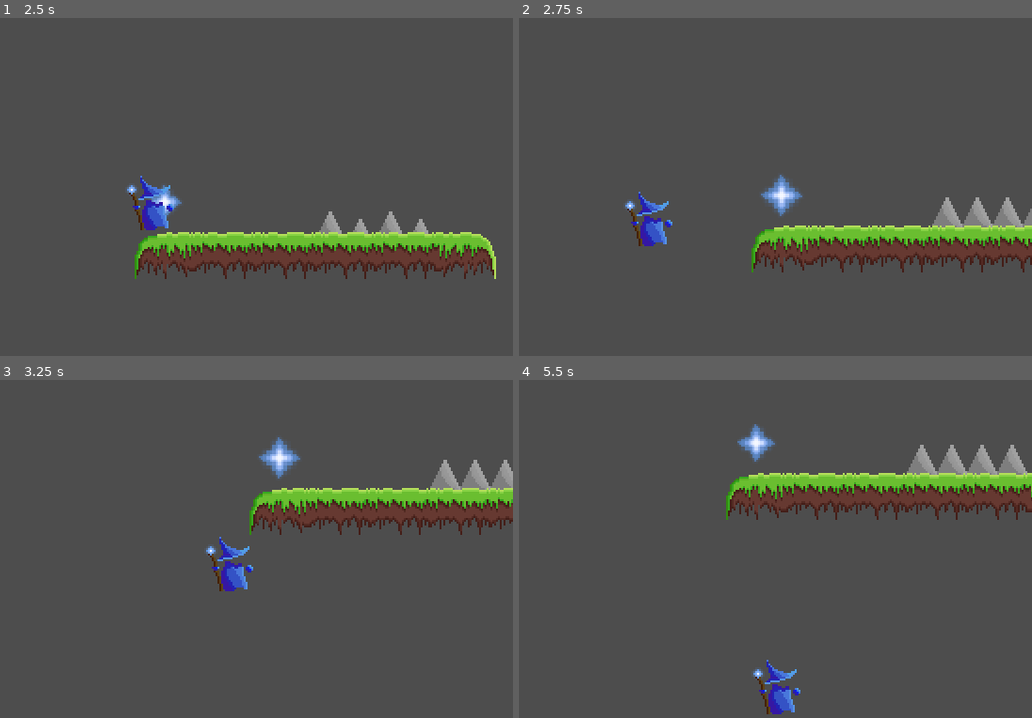
Above: before the commit, frames 1-4 (two rows, left to right).
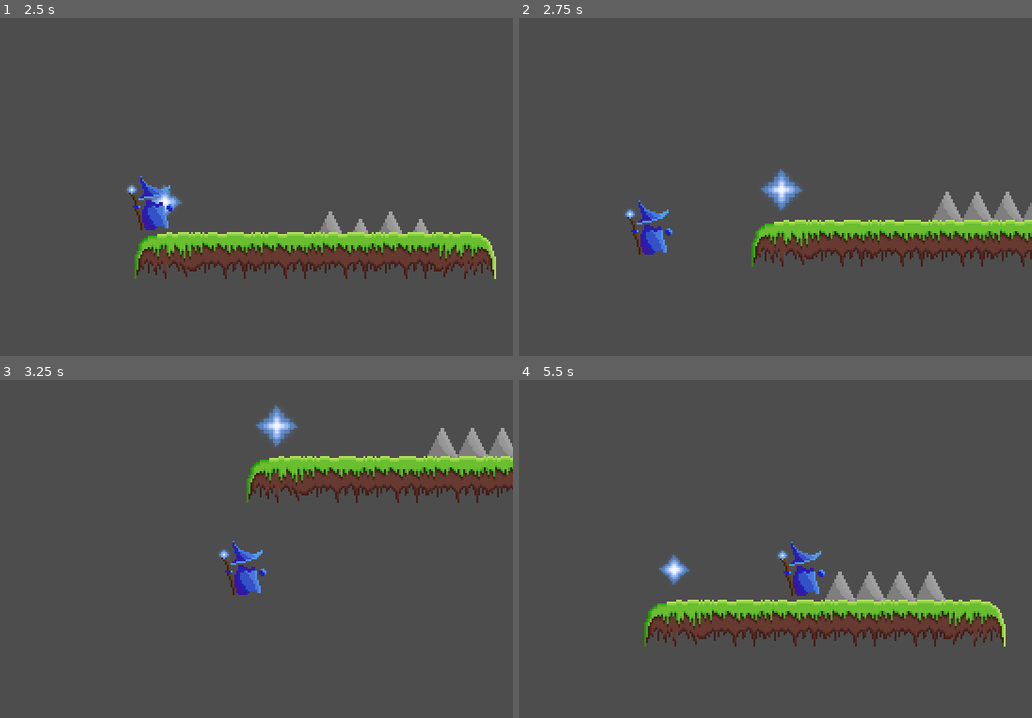
Above: after the commit, the same moments.

Repository: morganlabs-college/barrys-adventure
Game: Godot game, scene res://levels/main.tscn
The game is run twice, just before and just after one commit, with the same random seed, the same clock (stepped at 60 frames per second) and the same inputs.
Inputs:
- Up to frame 1 (2.5 s): hold Shift (Sprint) 0.53-1.28 s; hold Right (Right) 0.53-2.03 s; tap Space (Jump) at 0.77, 1.52 s; tap Shift (Sprint) at 1.35 s; hold Left (Left) from 2.03 s (still down); hold Shift (Sprint) from 2.03 s (still down)
- Up to frame 2 (2.75 s): keep holding Left (Left); keep holding Shift (Sprint)
- Up to frame 3 (3.25 s): release Left (Left) at 2.78 s; release Shift (Sprint) at 2.78 s; hold Right (Right) from 2.78 s (still down); tap Shift (Sprint) at 2.85 s; tap Space (Jump) at 3.02 s
- Up to frame 4 (5.5 s): hold Shift (Sprint) 3.53-4.28 s; tap Space (Jump) at 3.77, 4.52 s; release Right (Right) at 4.28 s; hold Left (Left) 4.28-5.03 s; tap Shift (Sprint) at 4.35 s; hold Right (Right) from 5.03 s (still down); hold Shift (Sprint) from 5.03 s (still down)

Frame 1 is identical in both runs. In frame 2, 6.1% of the frame differs, in the area x 20-100%, y 44-76%; in frame 3, 13%; in frame 4, 18%, in the area x 24-100%, y 13-99%.

Commit message:
fix: improved bounding box for ground tiles
Previously used to be a complete square, now it follows the edges of the tiles as they fall off.

Diff:
--- a/src/levels/main.tscn
+++ b/src/levels/main.tscn
@@ -17,12 +17,12 @@
 [sub_resource type="TileSetAtlasSource" id="TileSetAtlasSource_2tb63"]
 texture = ExtResource("2_rhx5p")
 texture_region_size = Vector2i(32, 32)
-0:0/0 = 0
-0:0/0/physics_layer_0/polygon_0/points = PackedVector2Array(-16, -16, 16, -16, 16, 16, -16, 16)
 1:0/0 = 0
-1:0/0/physics_layer_0/polygon_0/points = PackedVector2Array(-16, -16, 16, -16, 16, 16, -16, 16)
+1:0/0/physics_layer_0/polygon_0/points = PackedVector2Array(-16, -16, -16, 16, 16, 16, 16, -3.71231, 12.4628, -12.1976, 3.27037, -16)
 2:0/0 = 0
 2:0/0/physics_layer_0/polygon_0/points = PackedVector2Array(-16, -16, 16, -16, 16, 16, -16, 16)
+0:0/0 = 0
+0:0/0/physics_layer_0/polygon_0/points = PackedVector2Array(16, -16, 16, 16, -16, 16, -16, -3.71231, -12.4628, -12.1976, -3.27037, -16)
 
 [sub_resource type="TileSet" id="TileSet_u5ga4"]
 tile_size = Vector2i(32, 32)
